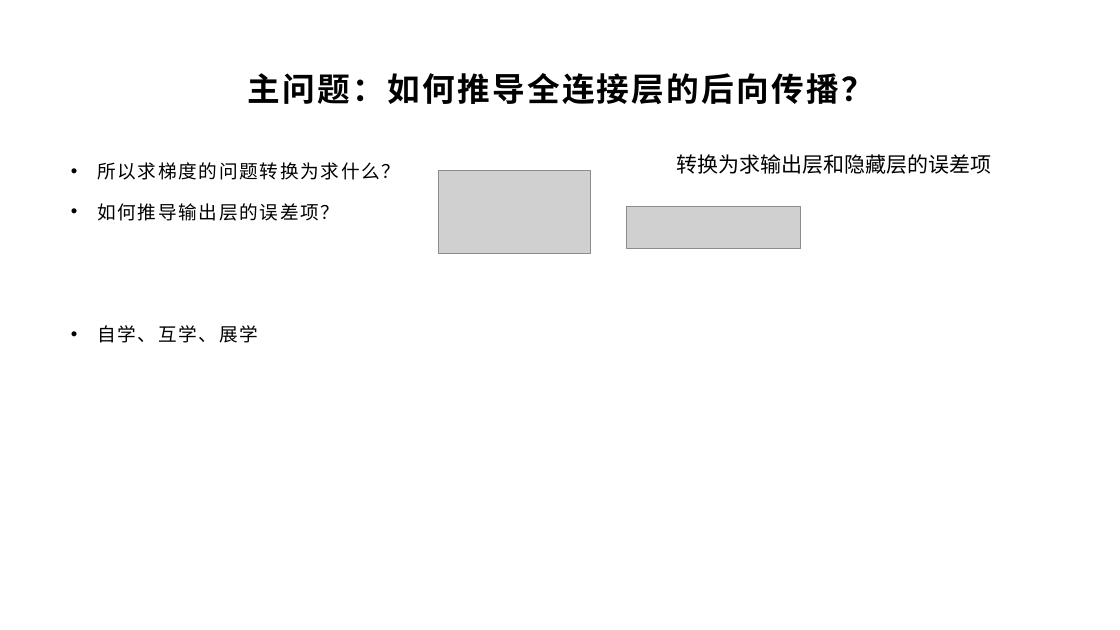
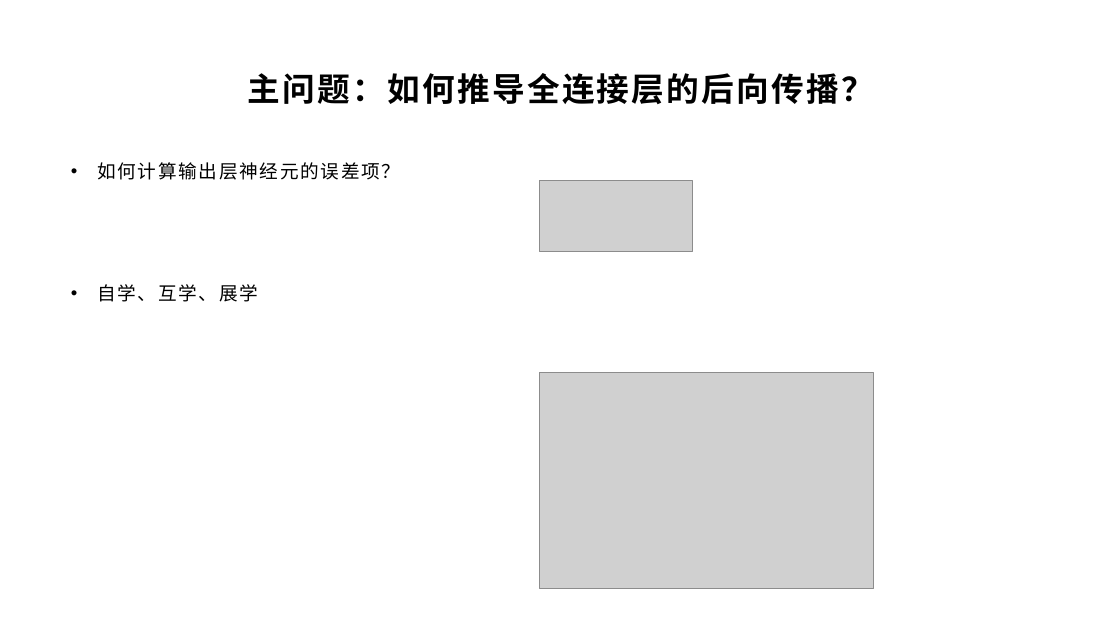
Before and after one commit to yyc-git/DeepLearningEdu, a slide deck: slide 16 of lessons/3_derivation_3/ppt/全连接层的前向和后向传播推导（下）.pptx (slide 14 before the commit). Drawn at 1120x630 pixels with LibreOffice and Linux fonts; fonts in the diff are those of the drawing; grey boxes stand for pictures; background and template pictures are left out. Boxes give left, top, right and bottom in pixels: in the first picture for what was removed or moved away, otherwise in the second. Text is boxed around its words. In the diff, an @@ line names an element or a change of style, - is before the commit and + after.

```diff
--- a/lessons/3_derivation_3/ppt/全连接层的前向和后向传播推导（下）.pptx
+++ b/lessons/3_derivation_3/ppt/全连接层的前向和后向传播推导（下）.pptx
@@ text at <box>97,162,400,180</box>: text changed @@
-• 所以求梯度的问题转换为求什么？
-• 如何推导输出层的误差项？
+• 如何计算输出层神经元的误差项？
@@ picture removed at <box>439,171,591,253</box> @@
@@ text removed at <box>677,154,992,174</box> @@
-转换为求输出层和隐藏层的误差项
@@ picture added at <box>539,181,692,252</box> @@
@@ picture removed at <box>627,207,801,249</box> @@
@@ picture added at <box>539,373,874,589</box> @@
```
Also in this commit, not shown: 18 other slides changed, 3 slides added, 1 slide removed, 1 other file.
